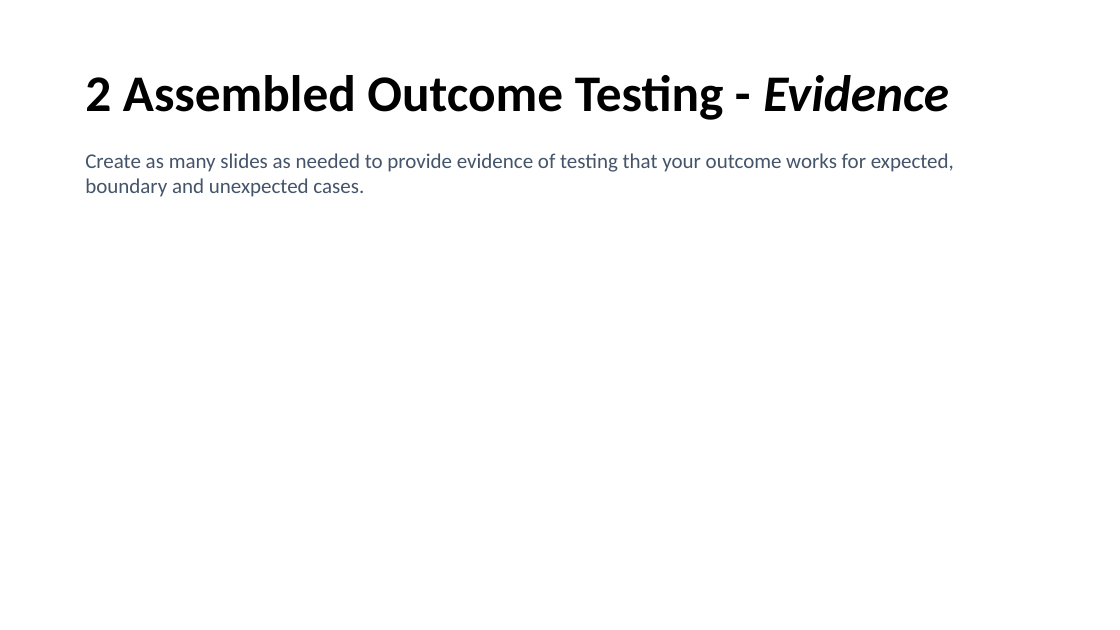
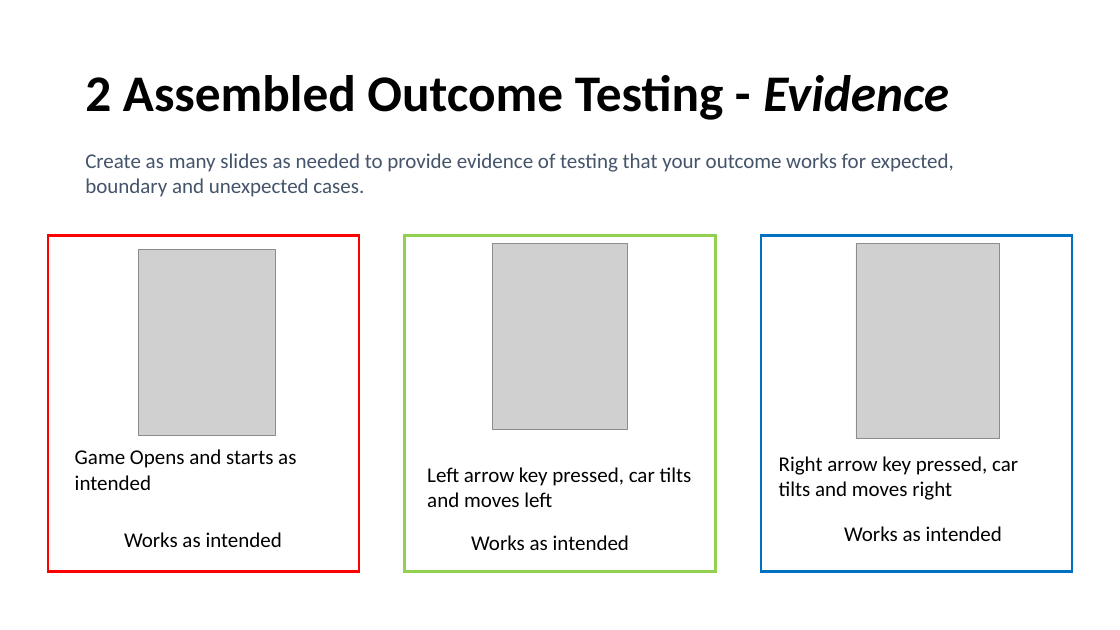
Before and after one commit to SmitieC/Assessment, a slide deck: slide 38 of 3.7 and 3.8 Documentation Template (1).pptx (slide 39 before the commit). Drawn at 1120x630 pixels with LibreOffice and Linux fonts; fonts in the diff are those of the drawing; grey boxes stand for pictures. Boxes give left, top, right and bottom in pixels: in the first picture for what was removed or moved away, otherwise in the second. Text is boxed around its words. In the diff, an @@ line names an element or a change of style, - is before the commit and + after.

```diff
--- a/3.7 and 3.8 Documentation Template (1).pptx
+++ b/3.7 and 3.8 Documentation Template (1).pptx
@@ rectangle added at (x1=48, y1=235, x2=359, y2=571), outline #FF0000 2.25 pt @@
@@ rectangle added at (x1=405, y1=235, x2=716, y2=571), outline #92D050 2.25 pt @@
@@ rectangle added at (x1=761, y1=235, x2=1072, y2=571), outline #0070C0 2.25 pt @@
@@ picture added at (x1=139, y1=250, x2=276, y2=436) @@
@@ picture added at (x1=493, y1=244, x2=628, y2=429) @@
@@ picture added at (x1=856, y1=244, x2=1000, y2=439) @@
@@ text added at (x1=75, y1=449, x2=296, y2=490), 18 pt, text #000000 @@
+Game Opens and starts as intended
@@ text added at (x1=427, y1=467, x2=692, y2=507), 18 pt, text #000000 @@
+Left arrow key pressed, car tilts and moves left
@@ text added at (x1=779, y1=456, x2=1018, y2=500), 18 pt, text #000000 @@
+Right arrow key pressed, car tilts and moves right
@@ text added at (x1=124, y1=532, x2=282, y2=547), 18 pt, text #000000 @@
+Works as intended
@@ text added at (x1=471, y1=535, x2=629, y2=550), 18 pt, text #000000 @@
+Works as intended
@@ text added at (x1=844, y1=526, x2=1002, y2=541), 18 pt, text #000000 @@
+Works as intended
```
Also in this commit, not shown: 4 other slides changed, 9 slides added, 2 slides removed, 2 other files.
